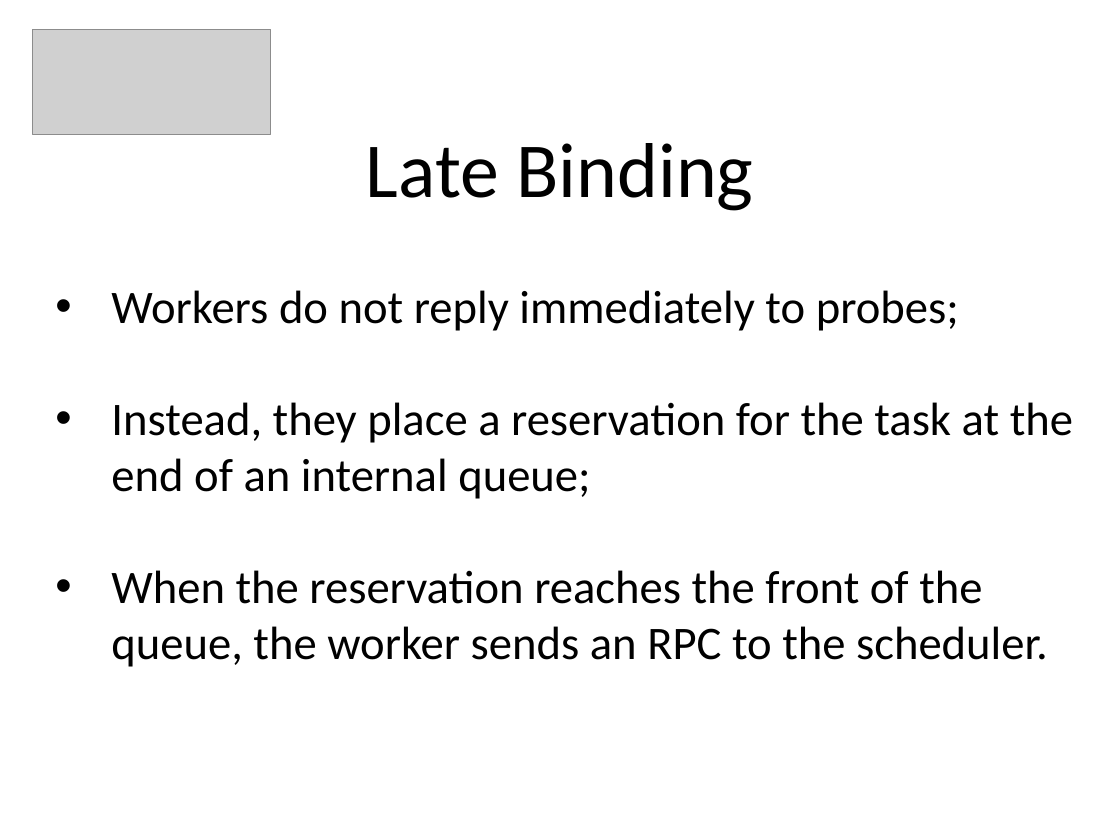
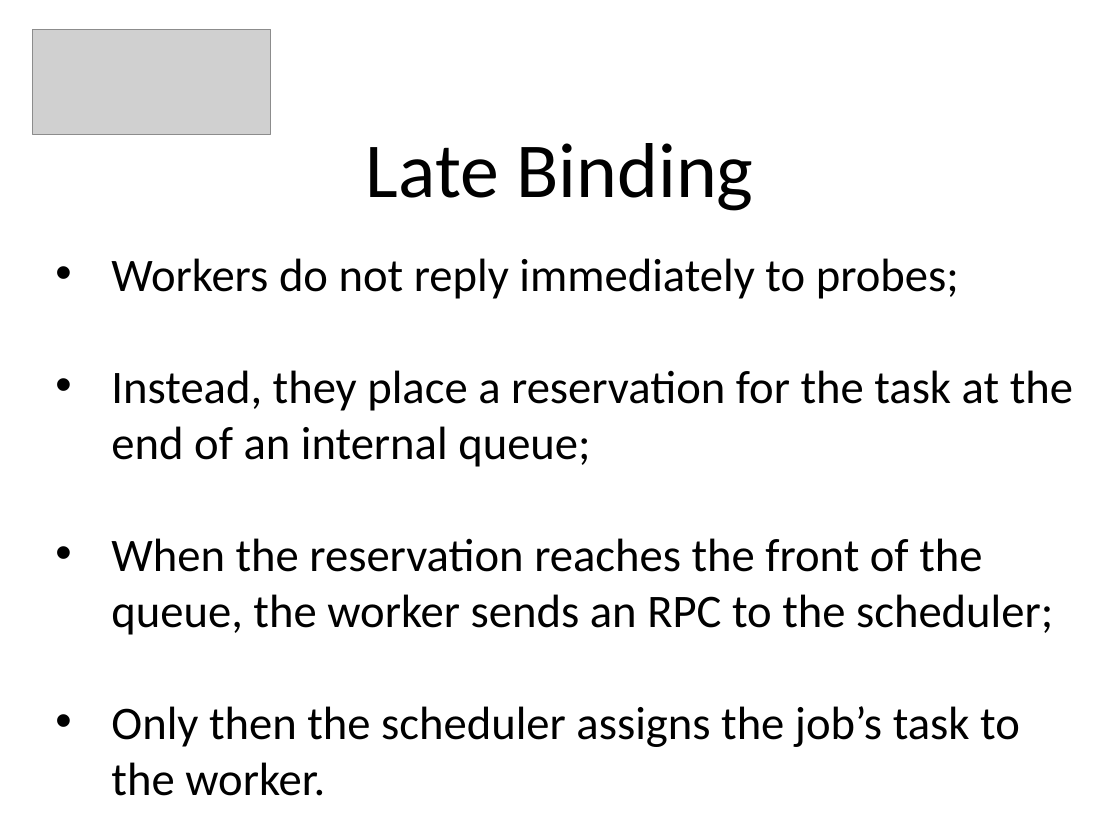
Before and after one commit to PeBraz/MapNoReduce, a slide deck: slide 11 of paper-presentation/padi-presentation.pptx (slide 10 before the commit). Drawn at 1120x840 pixels with LibreOffice and Linux fonts; fonts in the diff are those of the drawing; grey boxes stand for pictures. Boxes give left, top, right and bottom in pixels: in the first picture for what was removed or moved away, otherwise in the second. Text is boxed around its words. In the diff, an @@ line names an element or a change of style, - is before the commit and + after.

```diff
--- a/paper-presentation/padi-presentation.pptx
+++ b/paper-presentation/padi-presentation.pptx
@@ text "Workers do not reply immediately ...": place and size @@
-text "Workers do not reply immediately ..." at box(111, 290, 1073, 667)
+text "Workers do not reply immediately ..." at box(111, 258, 1073, 796)
@@ text at box(111, 538, 1053, 796): text changed @@
-• When the reservation reaches the front of the queue, the worker sends an RPC to the scheduler.
+• When the reservation reaches the front of the queue, the worker sends an RPC to the scheduler;
+• Only then the scheduler assigns the job’s task to the worker.
```
Also in this commit, not shown: 1 other slide changed, 2 slides added.
